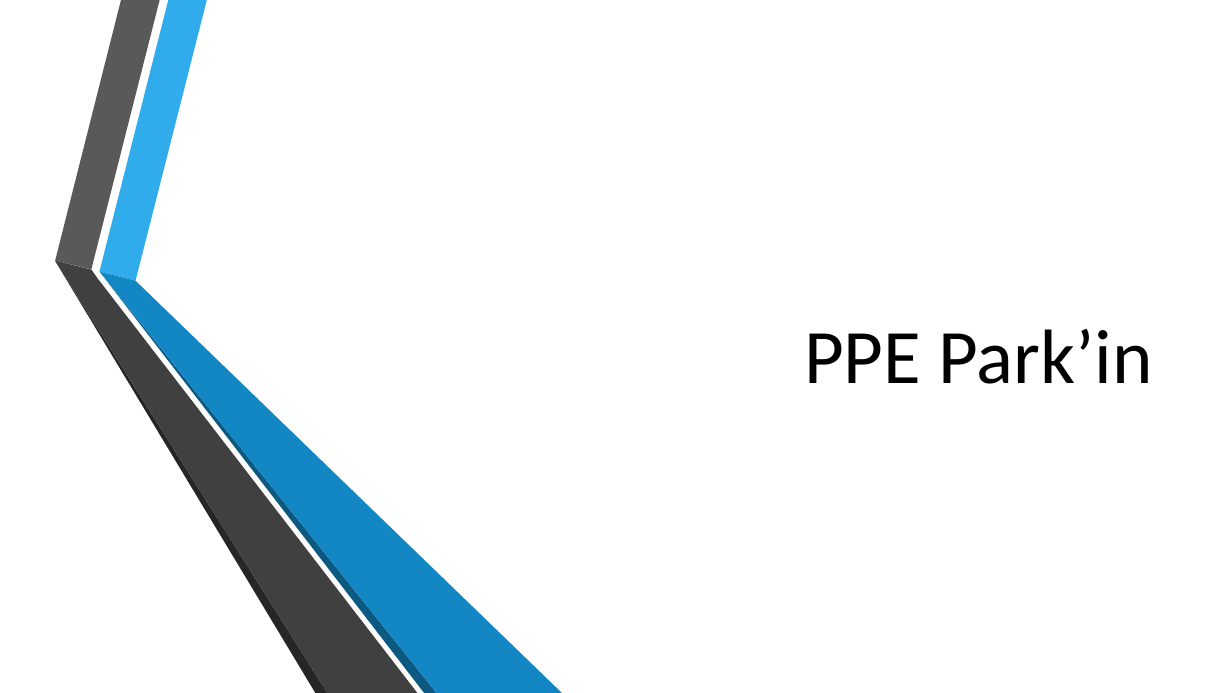
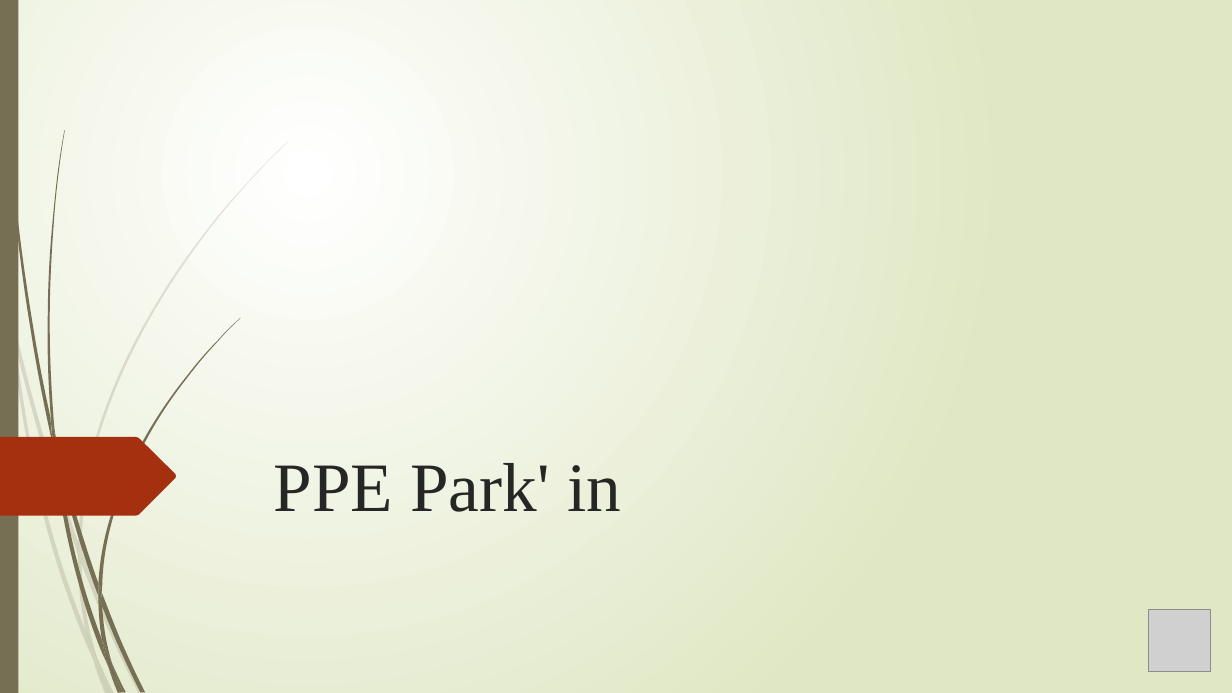
Before and after one commit to PaulGoncalves/ProjetParking, a slide deck: slide 1 of PPE Park’in.pptx. Drawn at 1232x693 pixels with LibreOffice and Linux fonts; fonts in the diff are those of the drawing; grey boxes stand for pictures; background and template pictures are left out. Boxes give left, top, right and bottom in pixels: in the first picture for what was removed or moved away, otherwise in the second. Text is boxed around its words. In the diff, an @@ line names an element or a change of style, - is before the commit and + after.

```diff
--- a/PPE Park’in.pptx
+++ b/PPE Park’in.pptx
@@ background picture (left out) to gradient #FFFFFF to #DFE8C4 @@
@@ rectangle added at (0, 0, 18, 693), fill #766F54 @@
@@ group removed at (55, 0, 563, 693): 5 freeform shapes @@
@@ freeform shape: place and size @@
-freeform shape at (55, 261, 328, 693)
+freeform shape at (98, 318, 240, 592)
@@ freeform shape at (98, 318, 240, 592): fill #262626 to #766F54 @@
@@ freeform shape added at (0, 437, 177, 516), fill #A53010 @@
@@ title at (274, 463, 621, 512): text changed; size 60 to 54 pt; font Calibri to Times New Roman; text colour #000000 to #262626 @@
-PPE Park’in
+PPE Park' in
@@ picture added at (1149, 610, 1211, 672) @@
@@ group added at (0, 141, 288, 693): 10 freeform shapes @@
@@ group added at (3, 0, 145, 693): 11 freeform shapes @@
```
Also in this commit, not shown: 4 other slides changed, 8 slides added, 5 slides removed.
